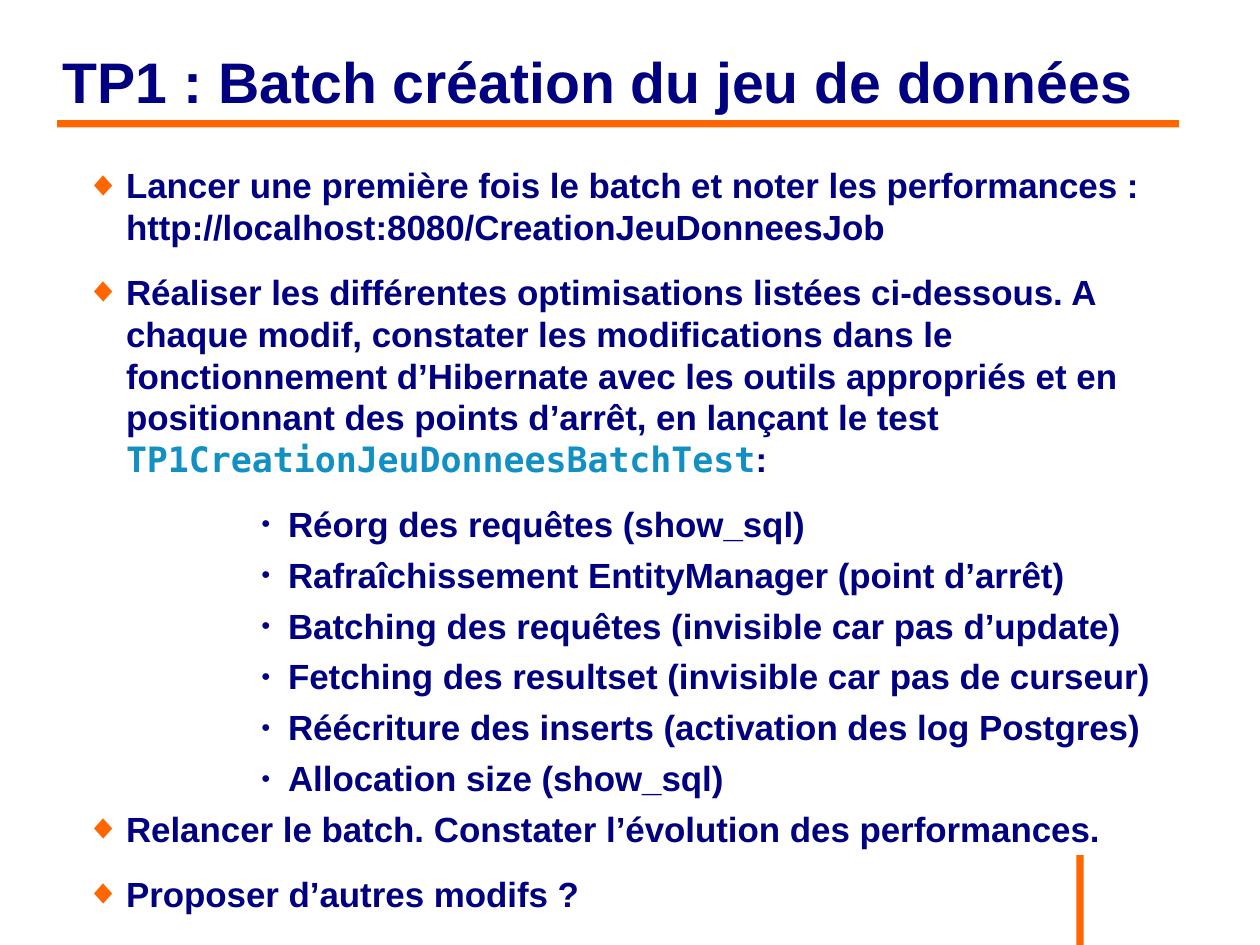
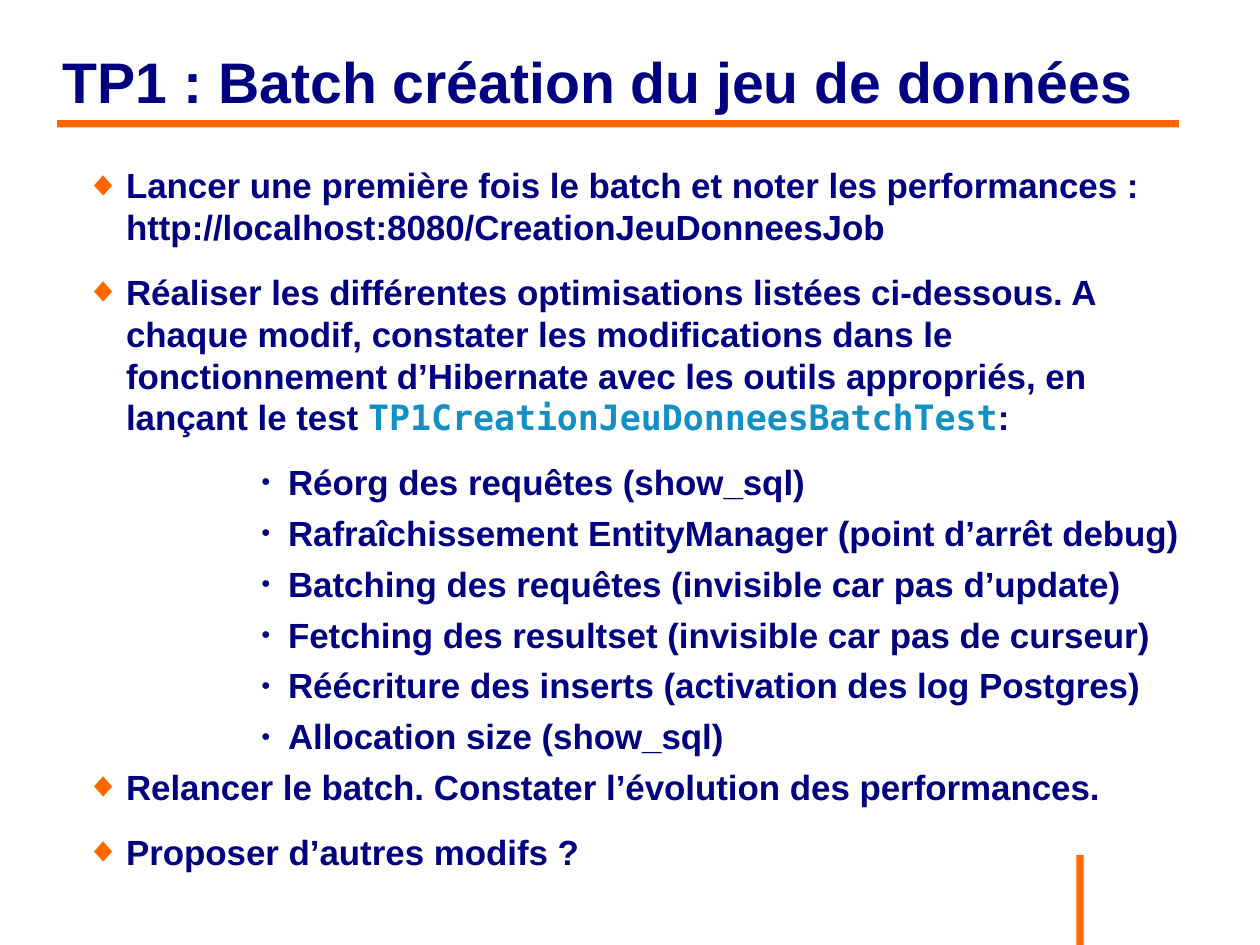
Before and after one commit to philphils/formation-hibernate-avancee, a slide deck: slide 30 of Documentation/diapo_formation_hibernate_avancee.odp. Drawn at 1260x945 pixels with LibreOffice and Linux fonts; fonts in the diff are those of the drawing; background and template pictures are left out. Boxes give left, top, right and bottom in pixels: in the first picture for what was removed or moved away, otherwise in the second. Text is boxed around its words. In the diff, an @@ line names an element or a change of style, - is before the commit and + after.

Commit message:
Modif consigne TP1

```diff
--- a/Documentation/diapo_formation_hibernate_avancee.odp
+++ b/Documentation/diapo_formation_hibernate_avancee.odp
@@ text at <box>126,279,1096,437</box>: text changed @@
-◆ Réaliser les différentes optimisations listées ci-dessous. A chaque modif, constater les modifications dans le fonctionnement d’Hibernate avec les outils appropriés et en positionnant des points d’arrêt, en lançant le test TP1CreationJeuDonneesBatchTest:
+◆ Réaliser les différentes optimisations listées ci-dessous. A chaque modif, constater les modifications dans le fonctionnement d’Hibernate avec les outils appropriés, en lançant le test TP1CreationJeuDonneesBatchTest:
@@ text at <box>288,520,1178,553</box>: text changed @@
-      ● Rafraîchissement EntityManager (point d’arrêt)
+      ● Rafraîchissement EntityManager (point d’arrêt debug)
```
